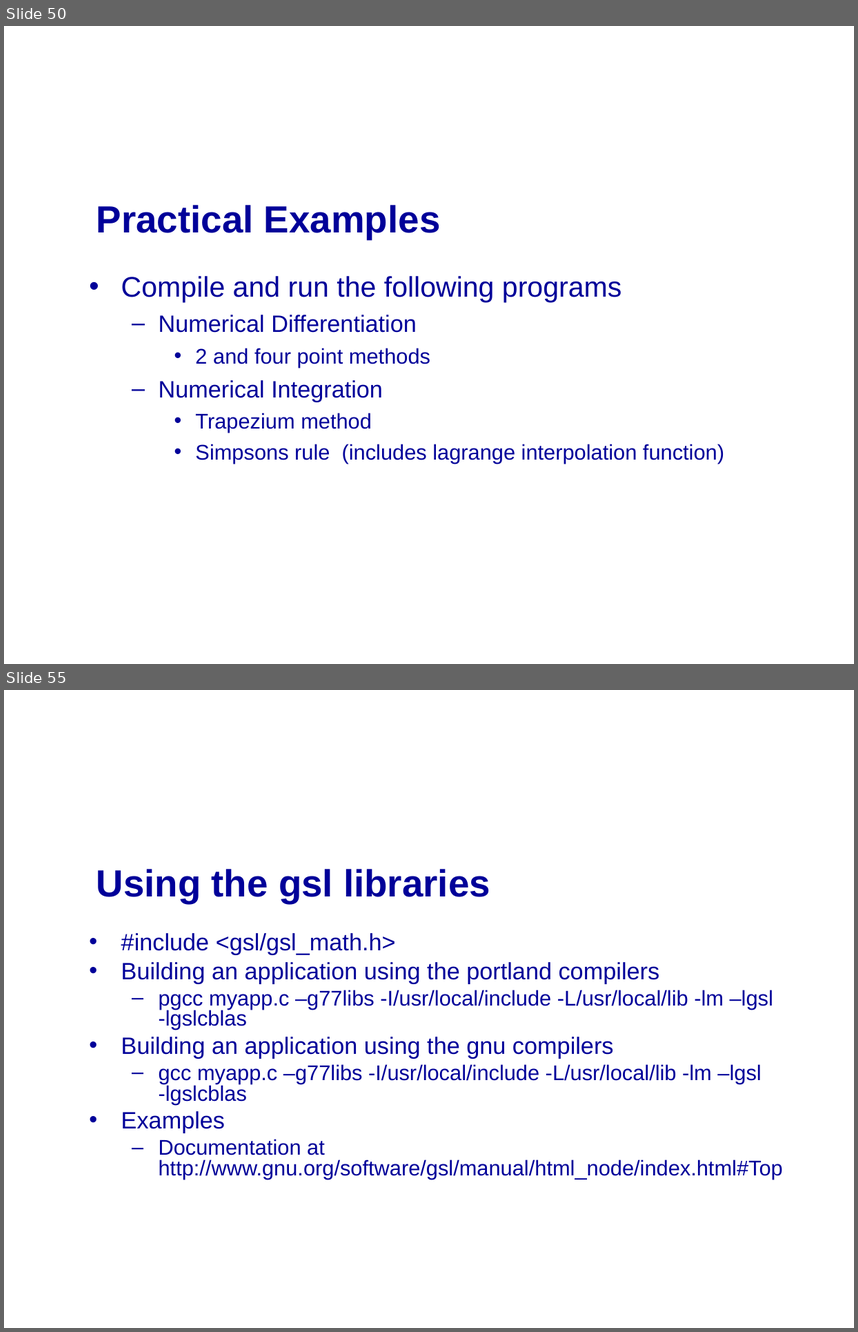
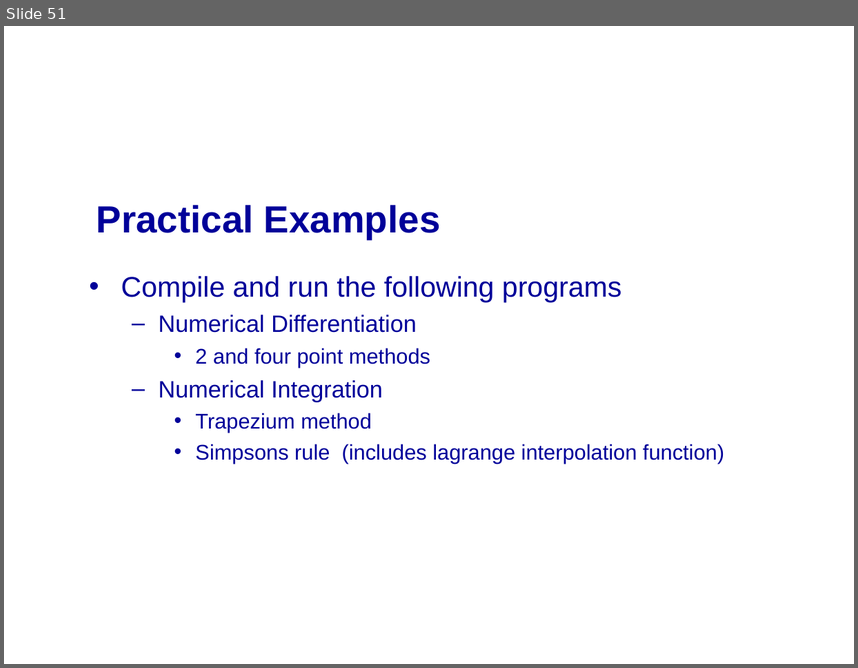
Before and after one commit to mikeg64/iome, a slide deck: src/examples/course/c/presentation/IntrotoC3.ppt. Shown one above the other, each under a label of ours: slides 50 and 55 before the commit, slide 51 after it; the slides between them are not shown. The pictures are 858x1332 and 858x668 pixels, drawn with LibreOffice and Linux fonts; fonts in the diff are those of the drawing; background and template pictures are left out. Boxes give left, top, right and bottom in pixels: in the first picture for what was removed or moved away, otherwise in the second. Text is boxed around its words. In the diff, an @@ line names an element or a change of style, - is before the commit and + after.

Commit message:
Updating basic examples for c programming course

```diff
--- a/src/examples/course/c/presentation/IntrotoC3.ppt
+++ b/src/examples/course/c/presentation/IntrotoC3.ppt
@@ slide 55 removed at (4, 690, 854, 1328), background picture (left out) @@
@@ title removed at (96, 869, 490, 903) @@
-Using the gsl libraries
@@ text removed at (121, 933, 783, 1179) @@
-• #include <gsl/gsl_math.h>
-• Building an application using the portland compilers
-  – pgcc myapp.c –g77libs -I/usr/local/include -L/usr/local/lib -lm –lgsl -lgslcblas
-• Building an application using the gnu compilers
-  – gcc myapp.c –g77libs -I/usr/local/include -L/usr/local/lib -lm –lgsl -lgslcblas
-• Examples
-  – Documentation at http://www.gnu.org/software/gsl/manual/html_node/index.html#Top
@@ what was slide 50 is now slide 51 @@
```
Also in this commit, not shown: 1 slide added, 5 other slides removed, 11 other files.
